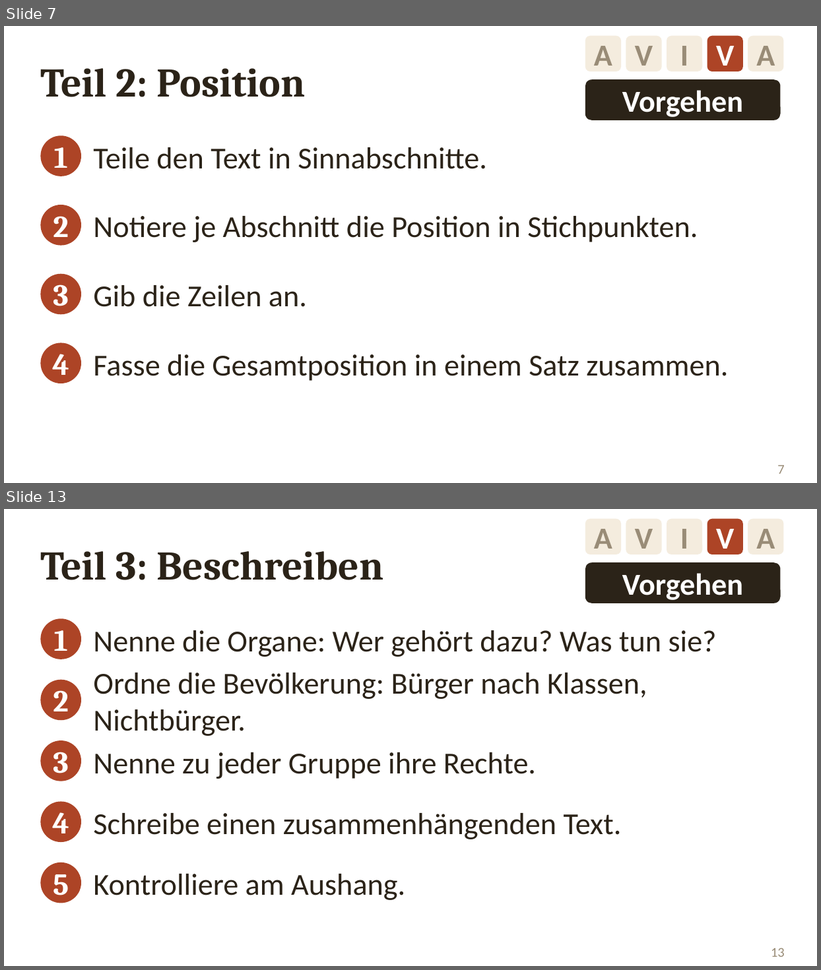
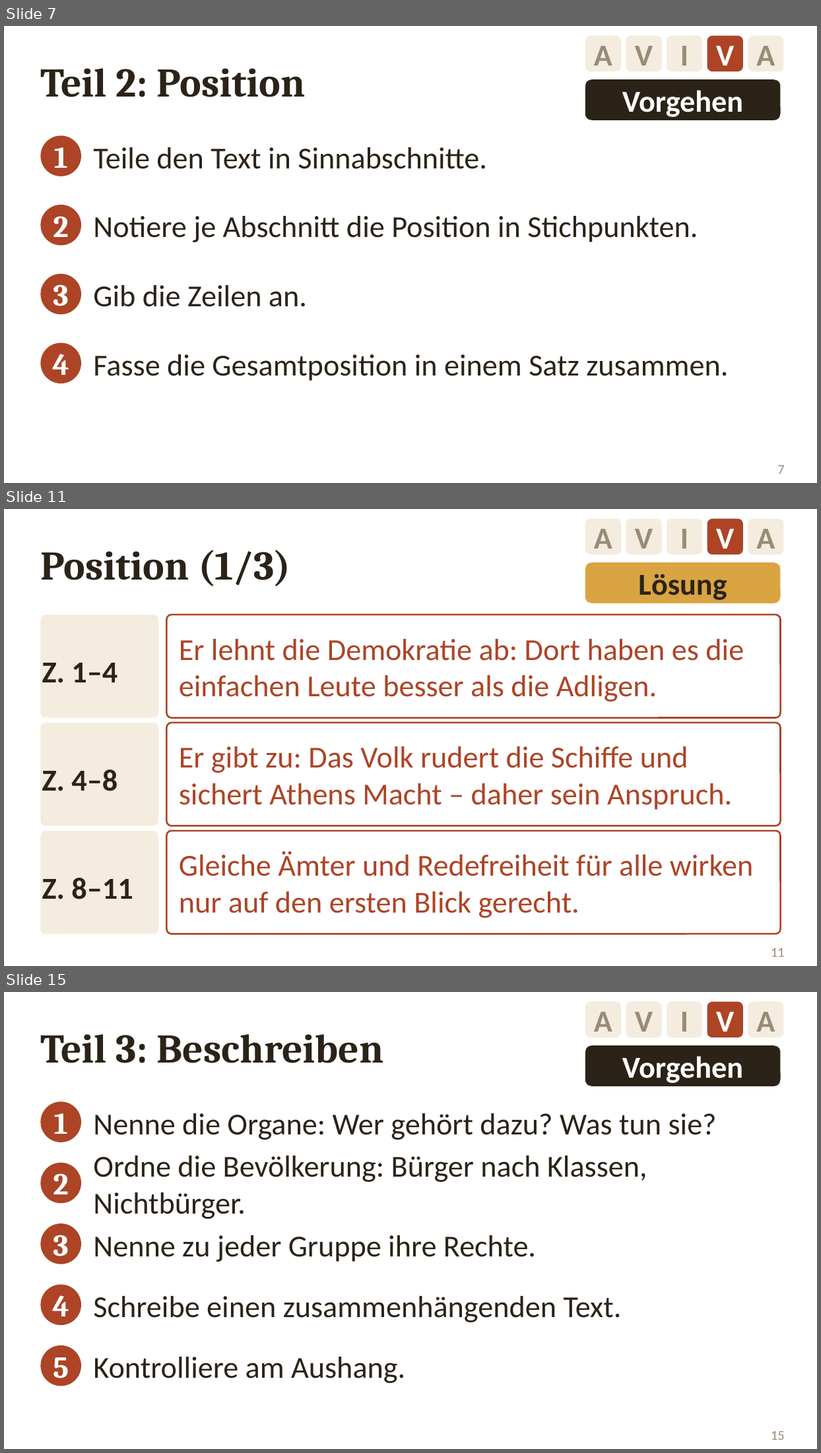
Before and after one commit to golzkonstantin-gif/Schule, a slide deck: Geschichte_11/Probeklausur_PseudoXenophon/Folien_Probeklausur.pptx. Shown one above the other, each under a label of ours: slides 7 and 13 before the commit, slides 7, 11 and 15 after it; the slides between them are not shown. The pictures are 821x970 and 821x1453 pixels, drawn with LibreOffice and Linux fonts; fonts in the diff are those of the drawing. Boxes give left, top, right and bottom in pixels: in the first picture for what was removed or moved away, otherwise in the second. Text is boxed around its words. In the diff, an @@ line names an element or a change of style, - is before the commit and + after.

```diff
--- a/Geschichte_11/Probeklausur_PseudoXenophon/Folien_Probeklausur.pptx
+++ b/Geschichte_11/Probeklausur_PseudoXenophon/Folien_Probeklausur.pptx
@@ slide 11 added at <box>4,509,817,966</box>, background #FFFFFF @@
@@ rounded rectangle added at <box>585,519,621,555</box>, fill #F4ECDE, 27 pt, text #998C77, bold @@
+A
@@ rounded rectangle added at <box>626,519,662,555</box>, fill #F4ECDE, 27 pt, text #998C77, bold @@
+V
@@ rounded rectangle added at <box>667,519,702,555</box>, fill #F4ECDE, 27 pt, text #998C77, bold @@
+I
@@ rounded rectangle added at <box>708,519,743,555</box>, fill #AD4426, 27 pt, text #FFFFFF, bold @@
+V
@@ rounded rectangle added at <box>748,519,783,555</box>, fill #F4ECDE, 27 pt, text #998C77, bold @@
+A
@@ text added at <box>40,550,291,586</box>, 36 pt, text #2B2318, bold @@
+Position (1/3)
@@ rounded rectangle added at <box>585,562,781,603</box>, fill #D9A441, 27 pt, text #2B2318, bold @@
+Lösung
@@ rounded rectangle added at <box>40,615,158,718</box>, fill #F4ECDE, 27 pt, text #2B2318, bold @@
+Z. 1–4
@@ rounded rectangle added at <box>166,615,781,718</box>, fill #FFFFFF, outline #AD4426 1.5 pt @@
@@ text added at <box>179,639,744,702</box>, 27 pt, text #AD4426 @@
+Er lehnt die Demokratie ab: Dort haben es die einfachen Leute besser als die Adligen.
@@ rounded rectangle added at <box>40,723,158,826</box>, fill #F4ECDE, 27 pt, text #2B2318, bold @@
+Z. 4–8
@@ rounded rectangle added at <box>166,723,781,826</box>, fill #FFFFFF, outline #AD4426 1.5 pt @@
@@ text added at <box>179,747,732,810</box>, 27 pt, text #AD4426 @@
+Er gibt zu: Das Volk rudert die Schiffe und sichert Athens Macht – daher sein Anspruch.
@@ rounded rectangle added at <box>40,831,158,934</box>, fill #F4ECDE, 27 pt, text #2B2318, bold @@
+Z. 8–11
@@ rounded rectangle added at <box>166,831,781,934</box>, fill #FFFFFF, outline #AD4426 1.5 pt @@
@@ text added at <box>179,852,753,918</box>, 27 pt, text #AD4426 @@
+Gleiche Ämter und Redefreiheit für alle wirken nur auf den ersten Blick gerecht.
@@ page number added at <box>771,949,785,957</box>, 12 pt, text #998C77 @@
+11
@@ what was slide 13 is now slide 15 @@
@@ page number at <box>771,1432,785,1440</box>: text changed @@
-13
+15
```
Also in this commit, not shown: 4 slides changed, 2 other slides added, 1 slide removed, 3 other files.
